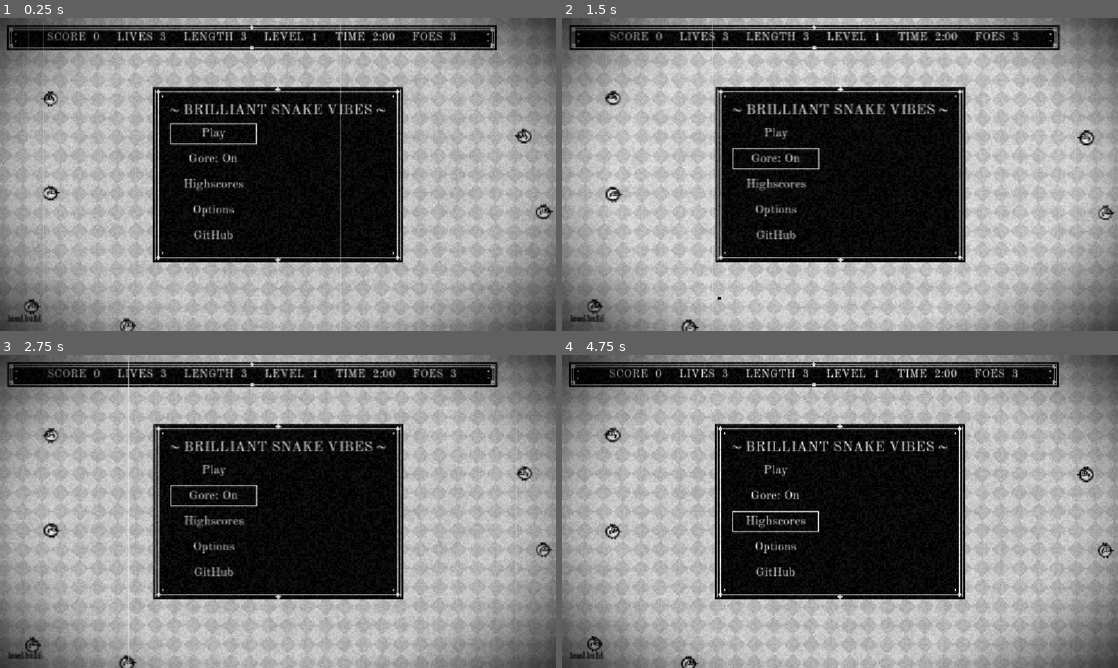
Above: before the commit, frames 1-4 (two rows, left to right).
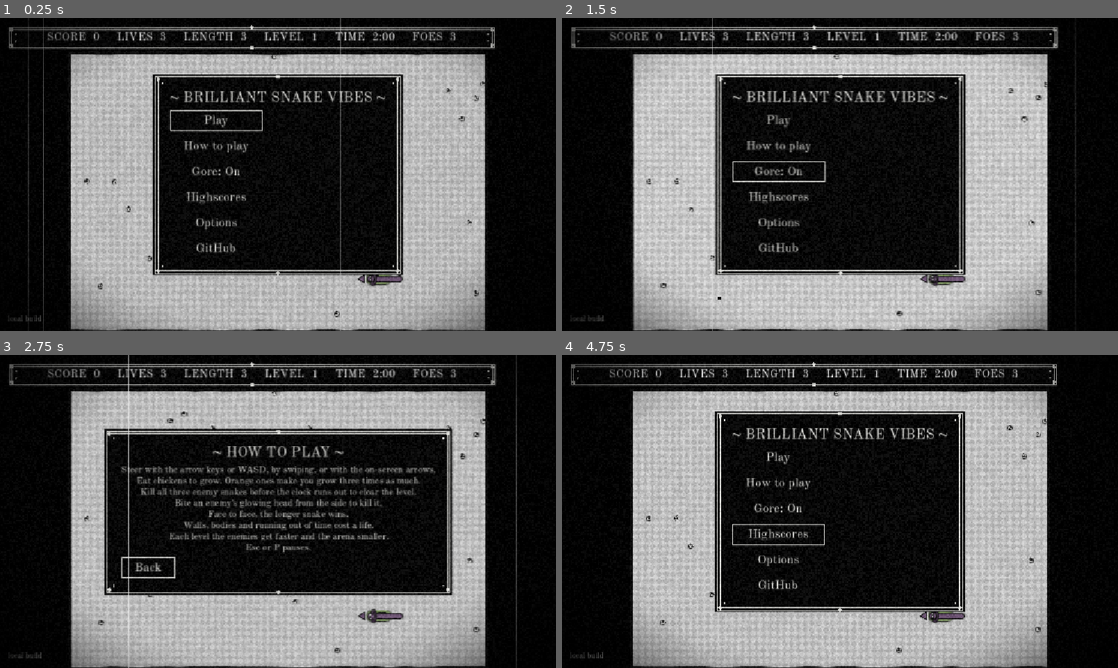
Above: after the commit, the same moments.

Repository: Oliver-Tautz/brilliant-snake-vibes
Game: Godot game, scene res://presentation/main.tscn
Same seed, same stepped clock (60 frames per second), same inputs: the game is played once before the commit and once after it.
Inputs (mouse positions are in pixels of both pictures, inside the frame that each line leads up to):
- Up to frame 1 (0.25 s): no input
- Up to frame 2 (1.5 s): click "Gore: On" at 0.5 s; click "Gore: Off" at 1.25 s
- Up to frame 3 (2.75 s): click (216, 483) at 2 s, where only the run after the commit has a clickable "How to play"
- Up to frame 4 (4.75 s): click (712, 567) at 2.75 s, where only the run after the commit has a clickable "Back"; click "Highscores" at 3.5 s; click "Back" at 4.25 s

The runs differ from the first frame. In frame 1, 37% of the frame differs, in the area x 0-100%, y 0-100%; in frame 2, 38%; in frame 3, 47%; in frame 4, 37%.

Commit message:
Whole-arena view by default with direction arrows; How to play; bite zone is the head plus two cells

Diff:
--- a/logic/game_config.gd
+++ b/logic/game_config.gd
@@ -42,3 +42,4 @@
 const ENEMY_FLEE: Array[float] = [1.0, 3.0, 6.0]  # how hard a shorter enemy keeps away from the player's head
 const FLEE_RANGE := 6
 const FLOOD_CAP := 30
+const BITE_CELLS := 3  # the head and the next two cells count as the head: fast enemies slip along between the player's steps
--- a/logic/snake_game.gd
+++ b/logic/snake_game.gd
@@ -419,15 +419,17 @@
 	return -1
 
 
-## The enemy whose head is at `cell`, or whose head just left it (its neck): fast enemies move between
-## the player's steps, so a bite that was aimed at the head still counts.
+## The enemy whose head is at `cell`, or whose head was there a move or two ago (BITE_CELLS): fast
+## enemies move up to twice between the player's steps, so a bite aimed at the head still counts.
 func _enemy_bitten(cell: Vector2i):
 	var foe = _enemy_with_head(cell)
 	if foe != null:
 		return foe
 	for enemy in enemies:
-		if enemy.alive and enemy.body.size() > 1 and enemy.body[1] == cell:
-			return enemy
+		if enemy.alive:
+			for k in range(1, mini(Cfg.BITE_CELLS, enemy.body.size())):
+				if enemy.body[k] == cell:
+					return enemy
 	return null
 
 
--- a/presentation/main.gd
+++ b/presentation/main.gd
@@ -95,6 +95,8 @@
 	_aim_camera()
 	_camera.offset = Vector2(randf() - 0.5, randf() - 0.5) * 18.0 * (_shake / View.SHAKE_TIME)
 	_world.view_rect = _visible_rect()
+	_world.show_markers = Settings.view_fit
+	_world.marker_scale = 1.0 / _camera.zoom.x
 	_world.queue_redraw()
 	_update_hud()
 
@@ -185,6 +187,7 @@
 	_set_screen(Screen.TITLE)
 	_menu.show_page("~ BRILLIANT SNAKE VIBES ~", [
 		["Play", start_run],
+		["How to play", _show_how_to],
 		["Gore: %s" % ("On" if Settings.gore else "Off"), _toggle_gore_on_title],
 		["Highscores", _show_highscores],
 		["Options", _show_options.bind(Screen.TITLE)],
@@ -194,12 +197,27 @@
 
 func _toggle_gore_on_title() -> void:
 	Settings.set_gore(not Settings.gore)
-	show_title(1)
+	show_title(2)
 
 
 func _show_highscores() -> void:
 	_set_screen(Screen.TITLE)
-	_menu.show_page("~ HIGHSCORES ~", [["Back", show_title.bind(2)]], 0, score_table())
+	_menu.show_page("~ HIGHSCORES ~", [["Back", show_title.bind(3)]], 0, score_table())
+
+
+const HOW_TO := """Steer with the arrow keys or WASD, by swiping, or with the on-screen arrows.
+Eat chickens to grow. Orange ones make you grow three times as much.
+Kill all three enemy snakes before the clock runs out to clear the level.
+Bite an enemy's glowing head from the side to kill it.
+Face to face, the longer snake wins.
+Walls, bodies and running out of time cost a life.
+Each level the enemies get faster and the arena smaller.
+Esc or P pauses."""
+
+
+func _show_how_to() -> void:
+	_set_screen(Screen.TITLE)
+	_menu.show_page("~ HOW TO PLAY ~", [["Back", show_title.bind(1)]], 0, HOW_TO)
 
 
 ## The highscore table as lines of text; `mark` is the rank to flag as new.
--- a/presentation/settings.gd
+++ b/presentation/settings.gd
@@ -12,7 +12,7 @@
 var gore := true  ## blood, bones and stains; off shows no gore at all
 var show_arrows := true  ## on-screen D-pad on touch screens
 var start_level := 1  ## level a new run starts at (spec §5)
-var view_fit := false  ## camera shows the whole arena instead of following the snake (spec §4)
+var view_fit := true  ## camera shows the whole arena instead of following the snake (spec §4)
 var sharp := true  ## draw at the screen's own resolution; off renders at the base size and scales up (faster on weak graphics)
 var music_volume := 100  ## percent, 0 to 100
 var sound_volume := 100  ## percent, 0 to 100, for sound effects
--- a/presentation/world_view.gd
+++ b/presentation/world_view.gd
@@ -12,6 +12,10 @@
 var view_rect := Rect2()  ## visible world area, for culling
 var dying_prey := Vector2i(-1, -1)  ## eaten prey still drawn until the head reaches it
 var dying_kind := 0  ## its SnakeGame.Food, since its cell is already empty
+## Whole-arena view: arrows ahead of every head, `marker_scale` world units per screen pixel so they keep
+## their size on screen however far the camera zooms out.
+var show_markers := false
+var marker_scale := 1.0
 # Layer switches, used by the benchmark to measure each layer's cost.
 var show_prey := true
 var show_snake := true
@@ -21,6 +25,8 @@
 var _enemy_path := PackedVector2Array()
 var _coffin := PackedVector2Array([Vector2.ZERO, Vector2.ZERO, Vector2.ZERO, Vector2.ZERO, Vector2.ZERO, Vector2.ZERO])
 var _coffin_line := PackedVector2Array()
+var _arrow := PackedVector2Array([Vector2.ZERO, Vector2.ZERO, Vector2.ZERO])
+var _arrow_line := PackedVector2Array([Vector2.ZERO, Vector2.ZERO, Vector2.ZERO, Vector2.ZERO])
 var _inked := PackedVector2Array()
 var _tail := PackedVector2Array()
 var _snout := PackedVector2Array([Vector2.ZERO, Vector2.ZERO, Vector2.ZERO])
@@ -35,6 +41,13 @@
 ## square. Only the head and the tail end slide, which is what makes the movement smooth.
 func snake_path() -> PackedVector2Array:
 	return _body_path(_path, game.body, game.last_tick_moved, t, game.tail_vacated)
+
+
+## Where a snake's head is drawn this frame: just the first point of _body_path, without the rest.
+static func _head_pos(body: Array[Vector2i], moved: bool, progress: float) -> Vector2:
+	if moved and progress < 1.0 and body.size() > 1:
+		return View.center(body[1]).lerp(View.center(body[0]), progress)
+	return View.center(body[0])
 
 
 ## The same for any snake, written into `out` (reused, so drawing does not allocate).
@@ -71,6 +84,8 @@
 	var blink_off := game.invulnerable_time > 0.0 and int(now * 10.0) % 2 == 0
 	if show_snake and not blink_off:
 		_draw_snake()
+	if show_snake and show_markers:
+		_draw_markers()
 	if show_walls:
 		_draw_walls()
 
@@ -154,18 +169,45 @@
 	Ink.pie_eye(self, eye_at - side * r * 0.45, r * 0.32, fwd, id + 4)
 
 
-## A pulsing glow behind an enemy's head and neck: the part a bite from the side kills (spec §6b).
-## Muted green is the spec's colour for something vulnerable (§11).
+## A pulsing glow behind the cells of an enemy that a bite from the side kills: its head and the next
+## SnakeGame.Cfg.BITE_CELLS - 1 cells (spec §6b). Muted green is the spec's colour for something
+## vulnerable (§11).
 func _draw_bite_zone(path: PackedVector2Array) -> void:
 	var pulse := 0.5 + 0.5 * sin(Time.get_ticks_msec() / 1000.0 * TAU * 1.5)
 	var radius := View.CELL * (0.78 + 0.1 * pulse)
-	var neck := path[1] if path.size() > 1 else path[0]
+	var last := mini(SnakeGame.Cfg.BITE_CELLS, path.size()) - 1
 	for pass_i in 2:  # a thin ink rim, then the glow
 		var r := radius + (View.INK_WIDTH * 0.6 if pass_i == 0 else 0.0)
 		var color := Color(Ink.INK, 0.7) if pass_i == 0 else Color(Ink.VULNERABLE, 0.6 + 0.3 * pulse)
-		Ink.disc(self, path[0], r, color)
-		Ink.bar(self, path[0], neck, r, color)
-		Ink.disc(self, neck, r, color)
+		for k in last + 1:
+			Ink.disc(self, path[k], r, color)
+			if k < last:
+				Ink.bar(self, path[k], path[k + 1], r, color)
+
+
+## An arrow just ahead of each head, pointing where the snake is going: white for the player, the
+## enemies in their own colour.
+func _draw_markers() -> void:
+	_draw_arrow(_head_pos(game.body, game.last_tick_moved, t), Vector2(game.direction), Ink.PAPER)
+	for enemy in game.enemies:
+		if enemy.alive:
+			var progress: float = clampf(enemy.clock / enemy.interval, 0.0, 1.0)
+			_draw_arrow(_head_pos(enemy.body, enemy.last_moved, progress), Vector2(enemy.direction),
+					Ink.SNAKE_COLORS[enemy.species])
+
+
+func _draw_arrow(head: Vector2, dir: Vector2, fill: Color) -> void:
+	var r := 9.0 * marker_scale
+	var base := head + dir * (View.CELL * 0.6 + r * 0.8)
+	var side := dir.orthogonal() * r * 0.8
+	_arrow[0] = base + dir * r * 1.4
+	_arrow[1] = base + side
+	_arrow[2] = base - side
+	for i in 3:
+		_arrow_line[i] = _arrow[i]
+	_arrow_line[3] = _arrow[0]
+	draw_colored_polygon(_arrow, fill)
+	draw_polyline(_arrow_line, Ink.INK, 2.0 * marker_scale, true)
 
 
 func _any_visible(path: PackedVector2Array) -> bool:
--- a/tests/unit/test_art_direction.gd
+++ b/tests/unit/test_art_direction.gd
@@ -110,8 +110,11 @@
 
 
 func test_scene_shaders_get_seed_values() -> void:
+	var fit: bool = Settings.view_fit
+	Settings.view_fit = false  # the follow view uses the seed's zoom
 	var main: Node2D = load("res://presentation/main.tscn").instantiate()
 	add_child_autofree(main)
+	Settings.view_fit = fit
 	var floor_mat: ShaderMaterial = main.get_node("Floor").material
 	assert_eq(floor_mat.get_shader_parameter("pattern"), Art.floor_pattern)
 	assert_almost_eq(floor_mat.get_shader_parameter("contrast"), Art.floor_contrast, 0.0001)
--- a/tests/unit/test_levels.gd
+++ b/tests/unit/test_levels.gd
@@ -349,10 +349,20 @@
 	assert_false(game.last_life_lost)
 
 
+func test_biting_two_cells_behind_the_head_still_kills() -> void:
+	game.set_food([])
+	game.set_body(_cells(Vector2i(10, 10), 3, Vector2i.RIGHT))
+	_enemy(Enemy.Species.MAMBA, _cells(Vector2i(3, 3), 3, Vector2i.RIGHT), Vector2i.RIGHT)
+	var foe := _enemy(Enemy.Species.MAMBA, _cells(Vector2i(11, 12), 8, Vector2i.DOWN), Vector2i.DOWN)  # 11,10 is 3rd
+	game.tick()
+	assert_false(foe.alive)
+	assert_false(game.last_life_lost)
+
+
 func test_biting_further_down_the_body_still_costs_a_life() -> void:
 	game.set_food([])
 	game.set_body(_cells(Vector2i(10, 10), 3, Vector2i.RIGHT))
-	var foe := _enemy(Enemy.Species.MAMBA, _cells(Vector2i(11, 12), 8, Vector2i.DOWN), Vector2i.DOWN)  # 11,10 is 3rd
+	var foe := _enemy(Enemy.Species.MAMBA, _cells(Vector2i(11, 13), 8, Vector2i.DOWN), Vector2i.DOWN)  # 11,10 is 4th
 	game.tick()
 	assert_true(foe.alive)
 	assert_true(game.last_life_lost)
--- a/tests/unit/test_main_scene.gd
+++ b/tests/unit/test_main_scene.gd
@@ -151,15 +151,15 @@
 	assert_string_contains(main._menu.body(), "1.   ???   90   level 2   2026-02-02")
 	main._menu.press("Back")
 	assert_eq(main.screen, main.Screen.TITLE)
-	assert_true(main._menu.buttons()[2].has_focus())
+	assert_true(main._menu.buttons()[3].has_focus())
 
 
 func test_gore_switch_is_on_the_title() -> void:
 	main.show_title()
 	main._menu.press("Gore: On")
 	assert_false(Settings.gore)
-	assert_eq(main._menu.buttons()[1].text, "Gore: Off")
-	assert_true(main._menu.buttons()[1].has_focus())
+	assert_eq(main._menu.buttons()[2].text, "Gore: Off")
+	assert_true(main._menu.buttons()[2].has_focus())
 
 
 func test_arrow_key_queues_turn() -> void:
@@ -218,7 +218,7 @@
 	var texts: Array[String] = []
 	for button in main._menu.buttons():
 		texts.append(button.text)
-	assert_eq(texts, ["Play", "Gore: On", "Highscores", "Options", "GitHub"] as Array[String])
+	assert_eq(texts, ["Play", "How to play", "Gore: On", "Highscores", "Options", "GitHub"] as Array[String])
 	assert_true(main._menu.buttons()[0].has_focus())  # keyboard players can press Enter right away
 
 
@@ -963,3 +963,32 @@
 	assert_eq(main._menu._grid.columns, 2)
 	await wait_process_frames(1)
 	assert_lte(main._menu.size.y, 600.0)  # fits a 648 px high screen
+
+
+func test_how_to_play_card() -> void:
+	main.show_title()
+	main._menu.press("How to play")
+	assert_string_contains(main._menu.heading(), "HOW TO PLAY")
+	assert_string_contains(main._menu.body(), "from the side")
+	main._menu.press("Back")
+	assert_eq(main.screen, main.Screen.TITLE)
+	assert_true(main._menu.buttons()[1].has_focus())
+
+
+func test_whole_arena_view_shows_direction_arrows() -> void:
+	main.start_run()
+	main._process(0.0)
+	assert_false(world.show_markers)
+	Settings.view_fit = true
+	main._process(0.0)
+	assert_true(world.show_markers)
+	assert_almost_eq(world.marker_scale, 1.0 / main.get_node("Camera2D").zoom.x, 0.0001)
+	assert_gt(world.marker_scale, 1.0)  # zoomed out, so arrows are drawn bigger in world units
+	main.set_game(SnakeGame.new(40, 30, 1))  # no enemies, so the only arrow is the player's
+	main._process(0.0)
+	var head: Vector2 = world._head_pos(main.game.body, main.game.last_tick_moved, world.t)
+	assert_eq(head, world.snake_path()[0])
+	world.queue_redraw()
+	await wait_process_frames(2)
+	assert_gt(world._arrow[0].x, head.x)  # the last arrow drawn points the way its snake heads
+	assert_almost_eq(world._arrow[0].y, head.y, 0.001)
--- a/tests/unit/test_settings.gd
+++ b/tests/unit/test_settings.gd
@@ -115,12 +115,12 @@
 func test_start_level_and_view_default_and_round_trip() -> void:
 	settings.load_settings()
 	assert_eq(settings.start_level, 1)
-	assert_false(settings.view_fit)
+	assert_true(settings.view_fit)  # whole arena by default (spec §4)
 	settings.set_start_level(4)
-	settings.set_view_fit(true)
+	settings.set_view_fit(false)
 	var fresh := _reloaded()
 	assert_eq(fresh.start_level, 4)
-	assert_true(fresh.view_fit)
+	assert_false(fresh.view_fit)
 
 
 func test_start_level_is_clamped_to_one_to_ten() -> void:
@@ -144,7 +144,7 @@
 	file.save(TEST_PATH)
 	var fresh := _reloaded()
 	assert_eq(fresh.start_level, 10)
-	assert_false(fresh.view_fit)
+	assert_true(fresh.view_fit)
 	file.set_value("game", "start_level", "x")
 	file.save(TEST_PATH)
 	assert_eq(_reloaded().start_level, 1)
Not shown, changed: agent_adr.md
Not shown, changed: spec.md
